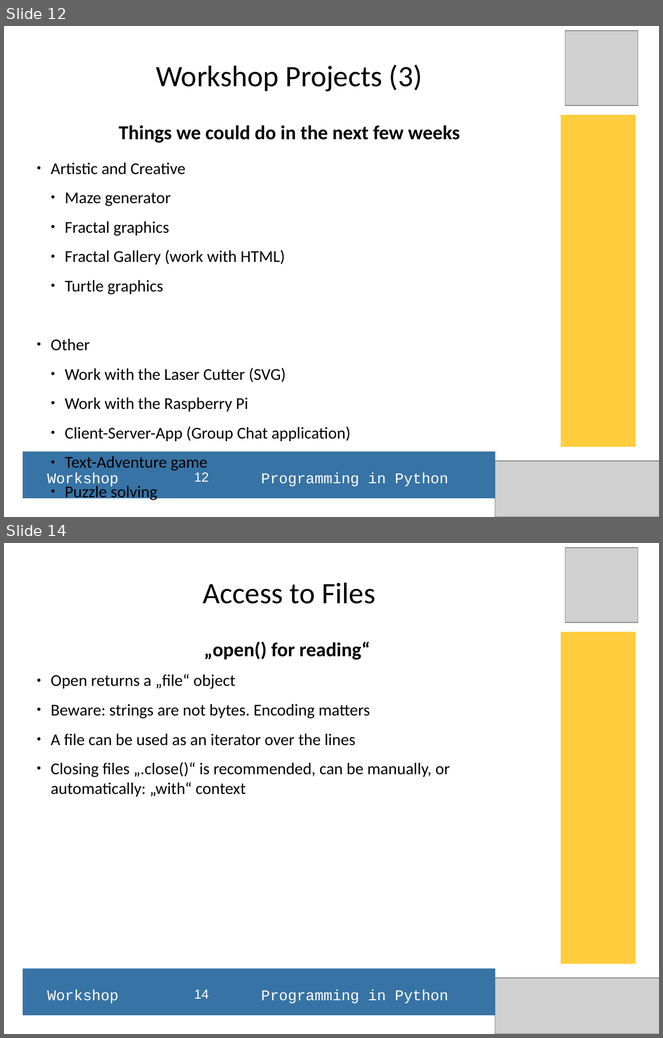
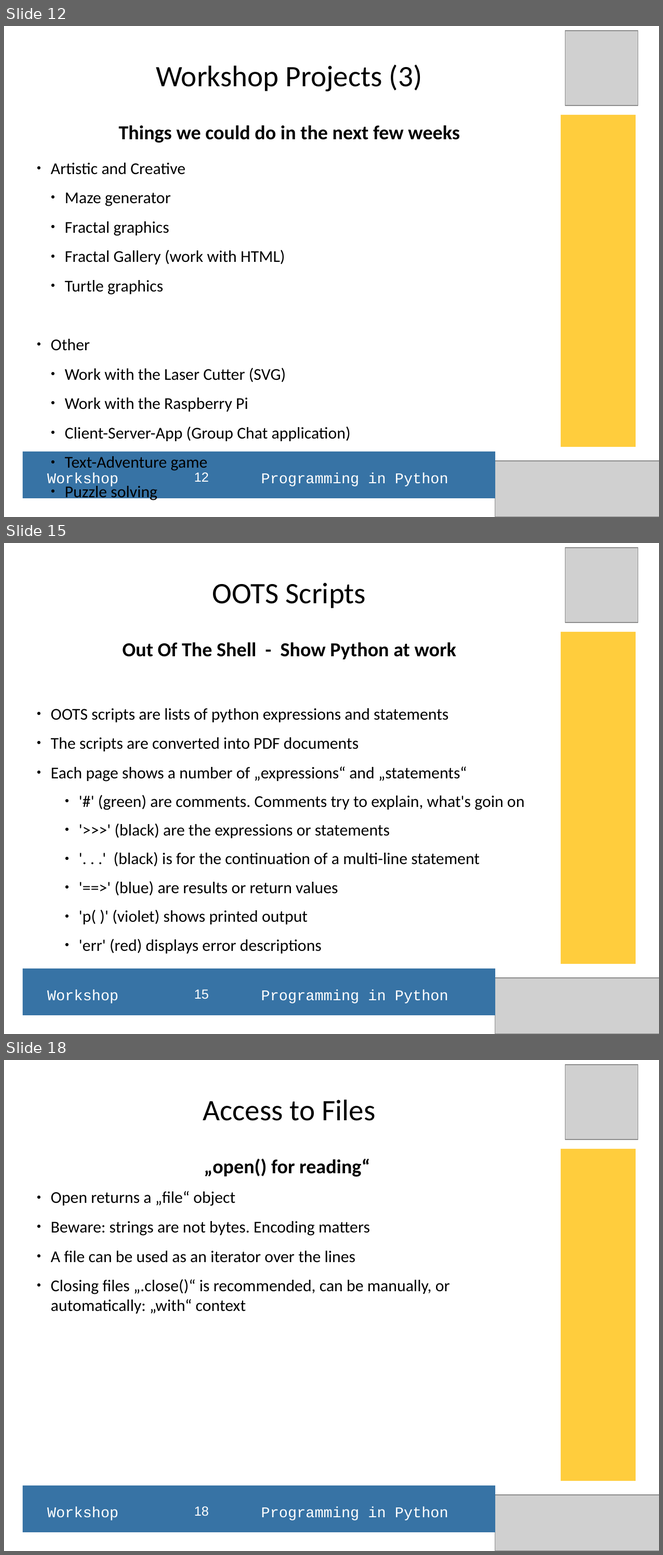
Before and after one commit to hans-boden/pyws-fablab-lisbon, a slide deck: resources/python_ws_2016Q1.odp. Shown one above the other, each under a label of ours: slides 12 and 14 before the commit, slides 12, 15 and 18 after it; the slides between them are not shown. The pictures are 663x1038 and 663x1555 pixels, drawn with LibreOffice and Linux fonts; fonts in the diff are those of the drawing; grey boxes stand for pictures. Boxes give left, top, right and bottom in pixels: in the first picture for what was removed or moved away, otherwise in the second. Text is boxed around its words. In the diff, an @@ line names an element or a change of style, - is before the commit and + after.

Commit message:
Update of presentation, new oots documents

```diff
--- a/resources/python_ws_2016Q1.odp
+++ b/resources/python_ws_2016Q1.odp
@@ slide 15 added at (x1=4, y1=543, x2=659, y2=1034), background #FFFFFF @@
@@ picture added at (x1=566, y1=548, x2=638, y2=623) @@
@@ title added at (x1=213, y1=583, x2=366, y2=609), 36 pt, text #000000 @@
+OOTS Scripts
@@ rectangle added at (x1=561, y1=632, x2=636, y2=965), fill #FFCD3D @@
@@ subtitle added at (x1=51, y1=642, x2=525, y2=954), 20 pt, text #000000 @@
+Out Of The Shell - Show Python at work
+● OOTS scripts are lists of python expressions and statements
+● The scripts are converted into PDF documents
+● Each page shows a number of „expressions“ and „statements“
+    ● '#' (green) are comments. Comments try to explain, what's goin on
+    ● '>>>' (black) are the expressions or statements
+    ● '. . .' (black) is for the continuation of a multi-line statement
+    ● '==>' (blue) are results or return values
+    ● 'p( )' (violet) shows printed output
+    ● 'err' (red) displays error descriptions
@@ rectangle added at (x1=22, y1=969, x2=495, y2=1016), fill #3773A5 @@
@@ picture added at (x1=496, y1=978, x2=659, y2=1034) @@
@@ text added at (x1=47, y1=990, x2=449, y2=1004), 18 pt, text #FFFFFF @@
+Workshop Programming in Python
@@ page number added at (x1=194, y1=990, x2=209, y2=1000), 16 pt, text #FFFFFF @@
+15
@@ what was slide 14 is now slide 18 @@
@@ page number at (x1=194, y1=1507, x2=209, y2=1517): text changed @@
-14
+18
```
Also in this commit, not shown: 1 slide changed, 3 other slides added, 10 other files.
